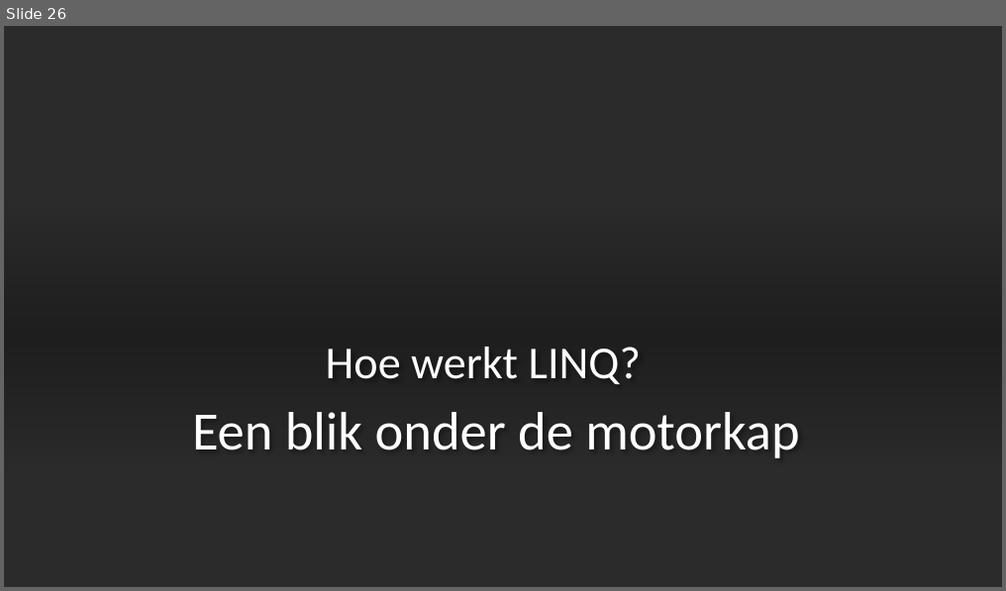
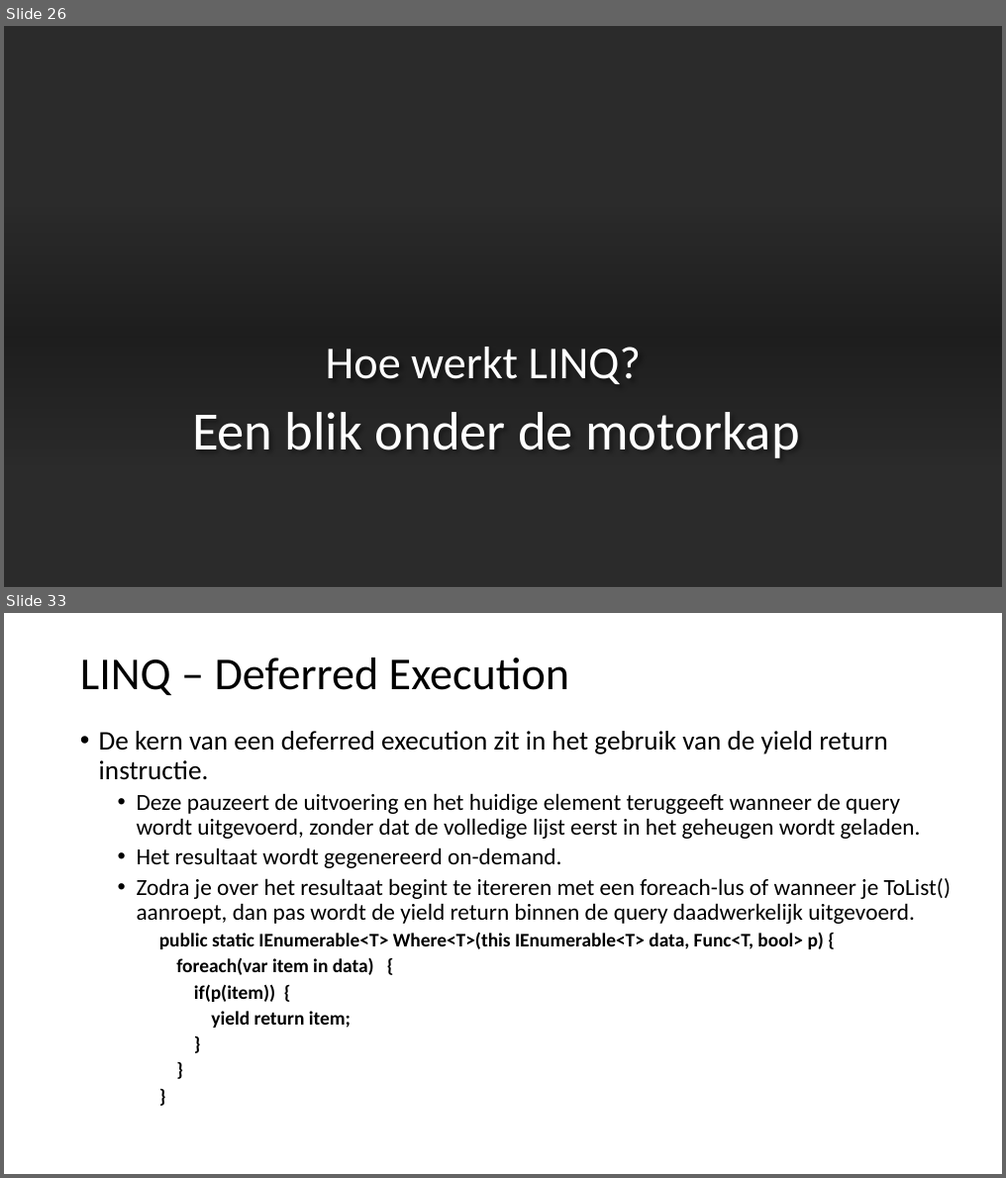
Before and after one commit to Fleximinded/SyntraAB.2024, a slide deck: !Documents/CSharp-LINQ.pptx. Shown one above the other, each under a label of ours: slide 26 before the commit, slides 26 and 33 after it; the slides between them are not shown. The pictures are 1006x591 and 1006x1178 pixels, drawn with LibreOffice and Linux fonts; fonts in the diff are those of the drawing; background and template pictures are left out; a plain dark background stands for a picture behind light text. Boxes give left, top, right and bottom in pixels: in the first picture for what was removed or moved away, otherwise in the second. Text is boxed around its words. In the diff, an @@ line names an element or a change of style, - is before the commit and + after.

Commit message:
Linq examples added

```diff
--- a/!Documents/CSharp-LINQ.pptx
+++ b/!Documents/CSharp-LINQ.pptx
@@ slide 33 added at (4, 613, 1002, 1174), background #FFFFFF @@
@@ title added at (80, 658, 569, 695), 44 pt, text #000000 @@
+LINQ – Deferred Execution
@@ text added at (99, 731, 950, 1028), 22.2 pt, text #000000 @@
+• De kern van een deferred execution zit in het gebruik van de yield return instructie.
+  • Deze pauzeert de uitvoering en het huidige element teruggeeft wanneer de query wordt uitgevoerd, zonder dat de volledige lijst eerst in het geheugen wordt geladen.
+  • Het resultaat wordt gegenereerd on-demand.
+  • Zodra je over het resultaat begint te itereren met een foreach-lus of wanneer je ToList() aanroept, dan pas wordt de yield return binnen de query daadwerkelijk uitgevoerd.
+    public static IEnumerable<T> Where<T>(this IEnumerable<T> data, Func<T, bool> p) {
+    foreach(var item in data) {
+    if(p(item)) {
+    yield return item;
+    }
+    }
+    }
```
Also in this commit, not shown: 17 other slides added, 1 slide removed, 11 other files.
